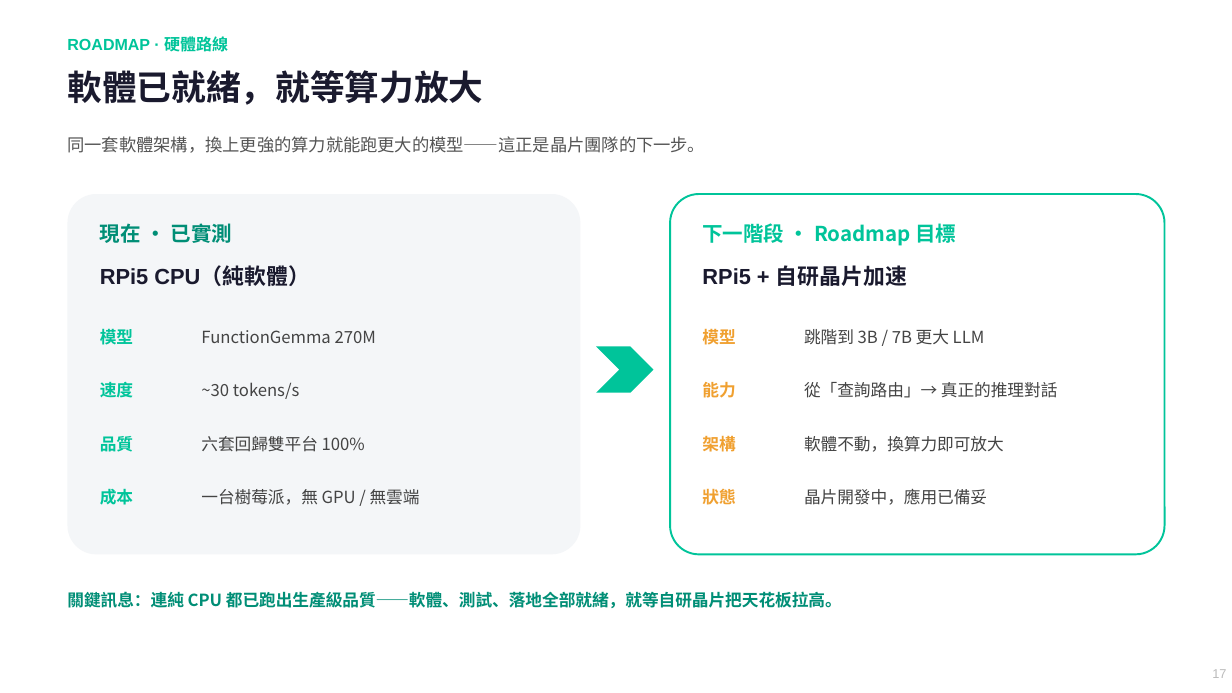
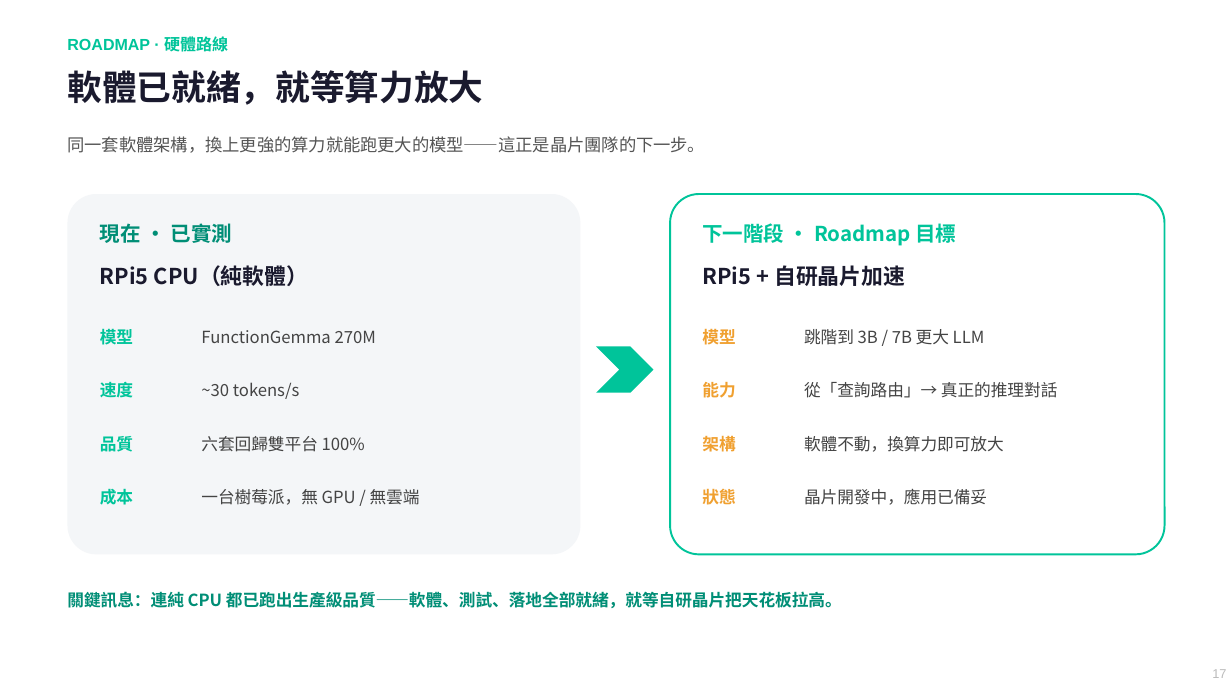
Before and after one commit to chunyen627-afk/warehouse-v2-agent, a slide deck: slide 17 of 倉管Agent_專案簡報.pptx. Drawn at 1232x693 pixels with LibreOffice and Linux fonts; fonts in the diff are those of the drawing. Boxes give left, top, right and bottom in pixels: in the first picture for what was removed or moved away, otherwise in the second. Text is boxed around its words. In the diff, an @@ line names an element or a change of style, - is before the commit and + after.

```diff
--- a/倉管Agent_專案簡報.pptx
+++ b/倉管Agent_專案簡報.pptx
@@ text "RPi5 CPU（純軟體）" at [100,265,309,286]: font Arial to Noto Sans CJK TC @@
@@ text "RPi5 + 自研晶片加速" at [702,265,905,286]: font Arial to Noto Sans CJK TC @@
```
Also in this commit, not shown: 5 other slides changed, 4 slides added, 1 slide removed, 2 other files.
